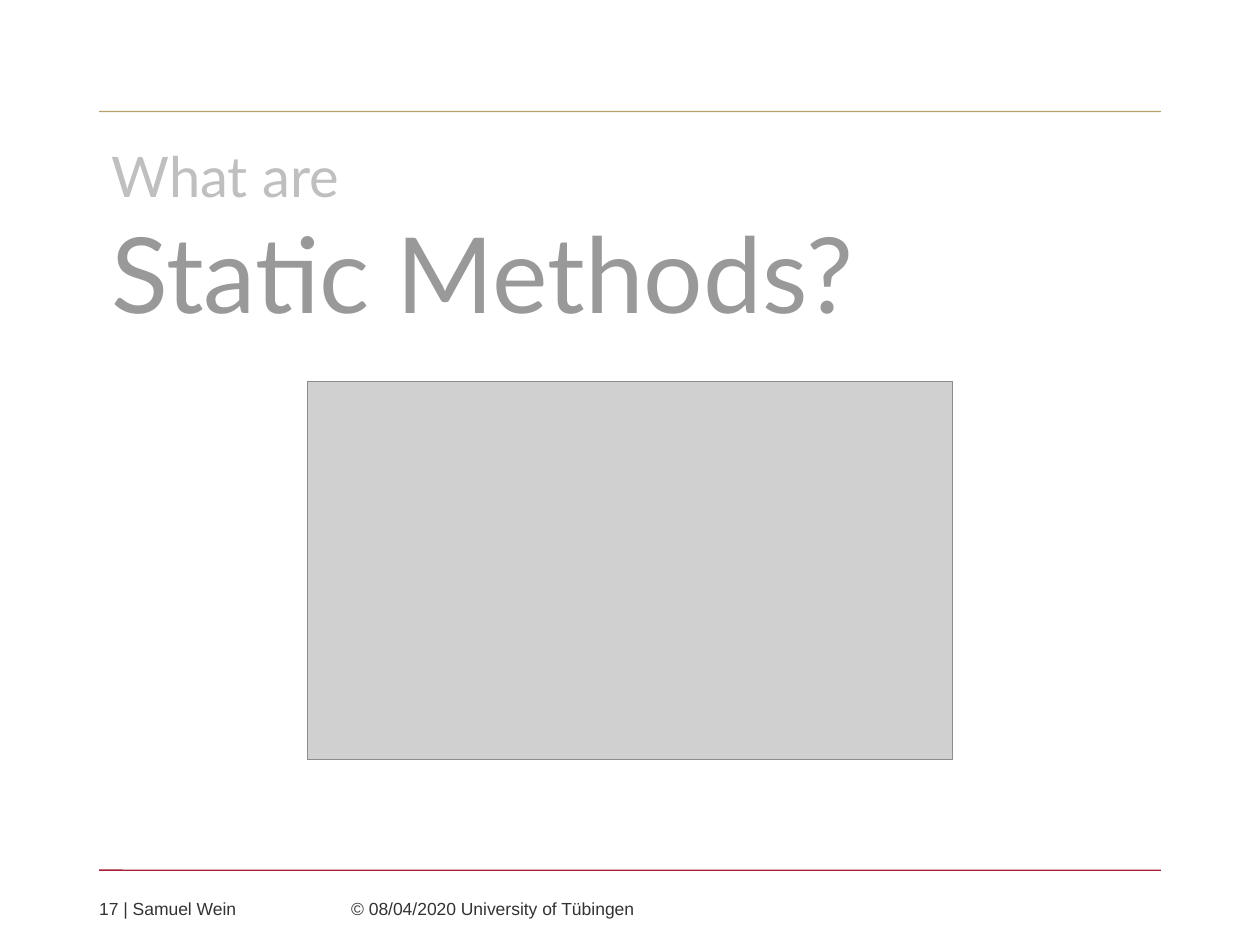
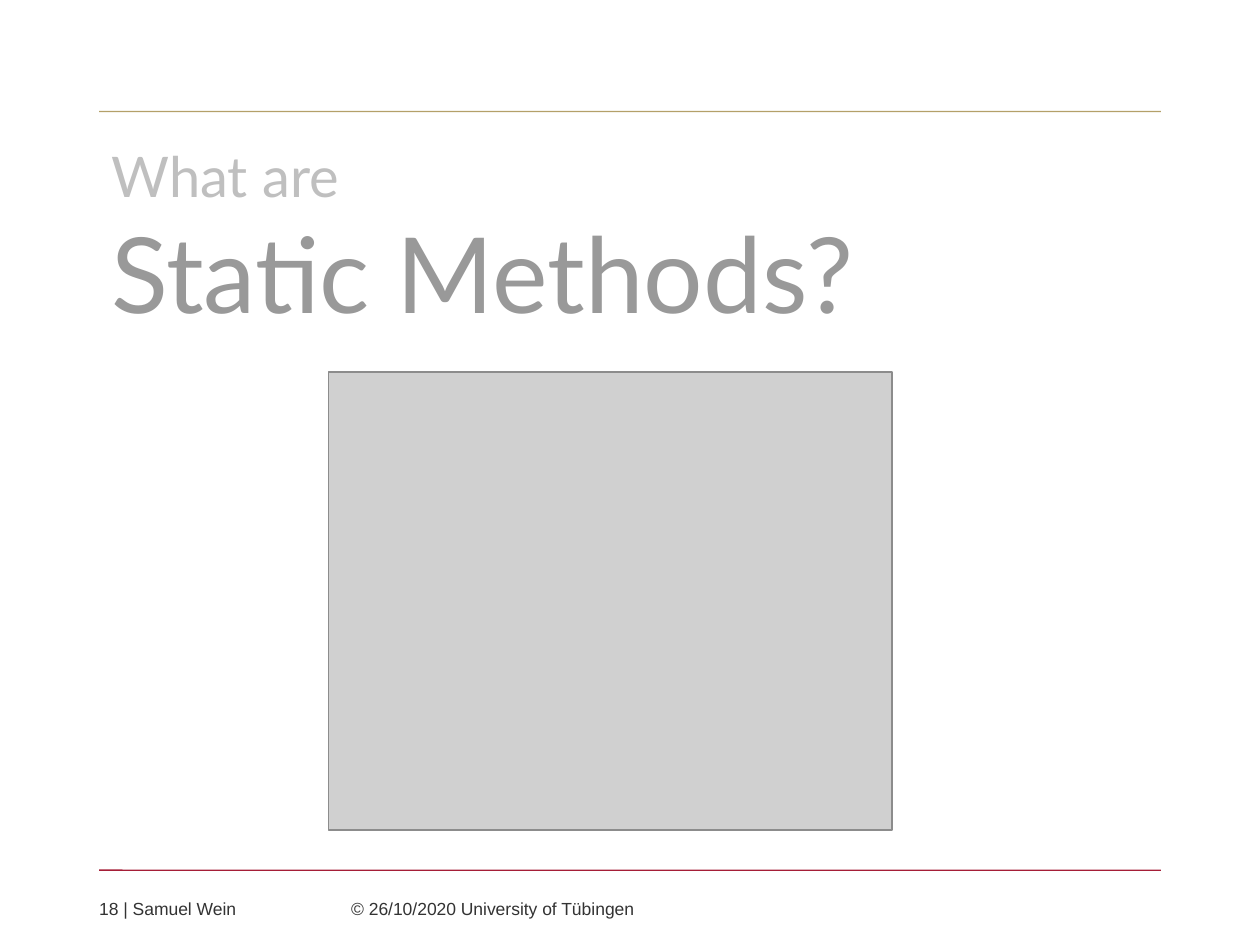
Before and after one commit to SNE4K3R/python_oop, a slide deck: slide 18 of slides/python_oop_introduction.pptx (slide 17 before the commit). Drawn at 1260x945 pixels with LibreOffice and Linux fonts; fonts in the diff are those of the drawing; grey boxes stand for pictures; background and template pictures are left out. Boxes give left, top, right and bottom in pixels: in the first picture for what was removed or moved away, otherwise in the second. Text is boxed around its words. In the diff, an @@ line names an element or a change of style, - is before the commit and + after.

```diff
--- a/slides/python_oop_introduction.pptx
+++ b/slides/python_oop_introduction.pptx
@@ picture: place and size @@
-picture at [307,382,953,760]
+picture at [329,372,892,830]
@@ text at [99,902,634,919]: text changed @@
-17 | Samuel Wein © 08/04/2020 University of Tübingen
+18 | Samuel Wein © 26/10/2020 University of Tübingen
```
Also in this commit, not shown: 2 slides added, 3 other files.
